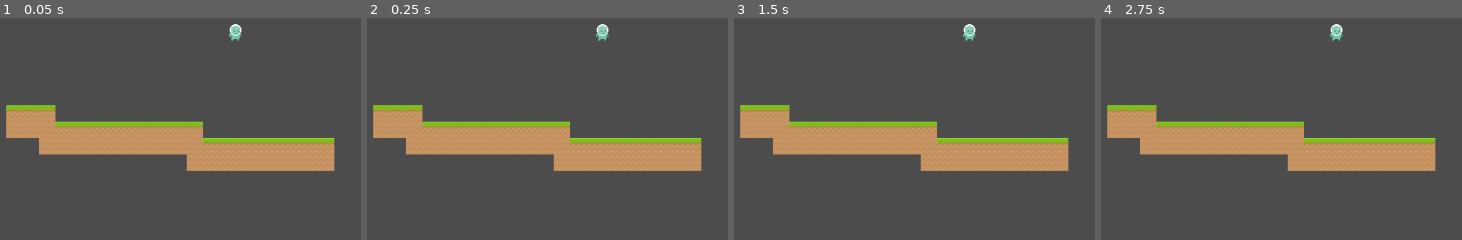
Above: before the commit, frames 1-4 (left to right).
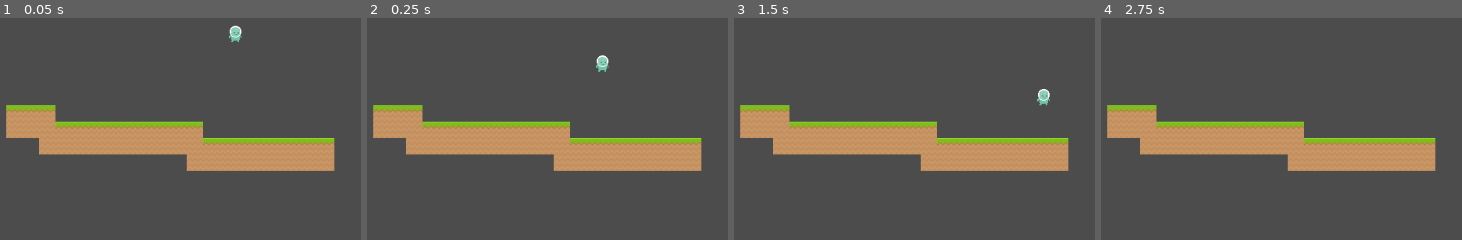
Above: after the commit, the same moments.

Repository: ItsSeaJay/montblanc-platinum
Game: Godot game, scene res://Main.tscn
The game is run twice, just before and just after one commit, with the same random seed, the same clock (stepped at 60 frames per second) and the same inputs.
Inputs:
- Up to frame 1 (0.05 s): no input
- Up to frame 2 (0.25 s): no input
- Up to frame 3 (1.5 s): hold Right (ui_right) from 0.53 s (still down); tap Space (ui_select) at 0.6, 0.77, 1.07, 1.35 s
- Up to frame 4 (2.75 s): tap Space (ui_select) at 1.52, 1.82, 2.1 s; release Right (ui_right) at 2.03 s; hold Left (ui_left) from 2.03 s (still down)

The runs differ from the first frame. In frame 1, 0.2% of the frame differs, in the area x 63-68%, y 2-11%; in frame 2, 0.4%, in the area x 63-68%, y 2-25%; in frame 3, 0.4%; in frame 4, 0.2%.

Commit message:
Add basic platformer physics

Diff:
--- /dev/null
+++ b/player/Player.gd
@@ -0,0 +1,29 @@
+extends KinematicBody2D
+
+export (int) var run_speed = 100
+export (int) var jump_speed = -400
+export (int) var gravity = 1200
+
+var velocity = Vector2()
+var jumping = false
+
+func get_input():
+	velocity.x = 0
+	var right = Input.is_action_pressed('ui_right')
+	var left = Input.is_action_pressed('ui_left')
+	var jump = Input.is_action_just_pressed('ui_select')
+
+	if jump and is_on_floor():
+		jumping = true
+		velocity.y = jump_speed
+	if right:
+		velocity.x += run_speed
+	if left:
+		velocity.x -= run_speed
+
+func _physics_process(delta):
+	get_input()
+	velocity.y += gravity * delta
+	if jumping and is_on_floor():
+		jumping = false
+	velocity = move_and_slide(velocity, Vector2(0, -1))
--- a/player/Player.tscn
+++ b/player/Player.tscn
@@ -1,19 +1,22 @@
-[gd_scene load_steps=4 format=2]
+[gd_scene load_steps=5 format=2]
 
 [ext_resource path="res://player/tile_0020.png" type="Texture" id=1]
+[ext_resource path="res://player/Player.gd" type="Script" id=2]
 
 [sub_resource type="RectangleShape2D" id=1]
-extents = Vector2( 10.5, 10.5 )
+extents = Vector2( 7.12535, 10.5 )
 
 [sub_resource type="CircleShape2D" id=2]
+radius = 6.0
 
 [node name="Player" type="KinematicBody2D"]
+script = ExtResource( 2 )
 
 [node name="CollisionShape2D" type="CollisionShape2D" parent="."]
 shape = SubResource( 1 )
 
 [node name="CollisionShape2D2" type="CollisionShape2D" parent="."]
-position = Vector2( 0, 2 )
+position = Vector2( 0, 5 )
 shape = SubResource( 2 )
 
 [node name="Sprite" type="Sprite" parent="."]
